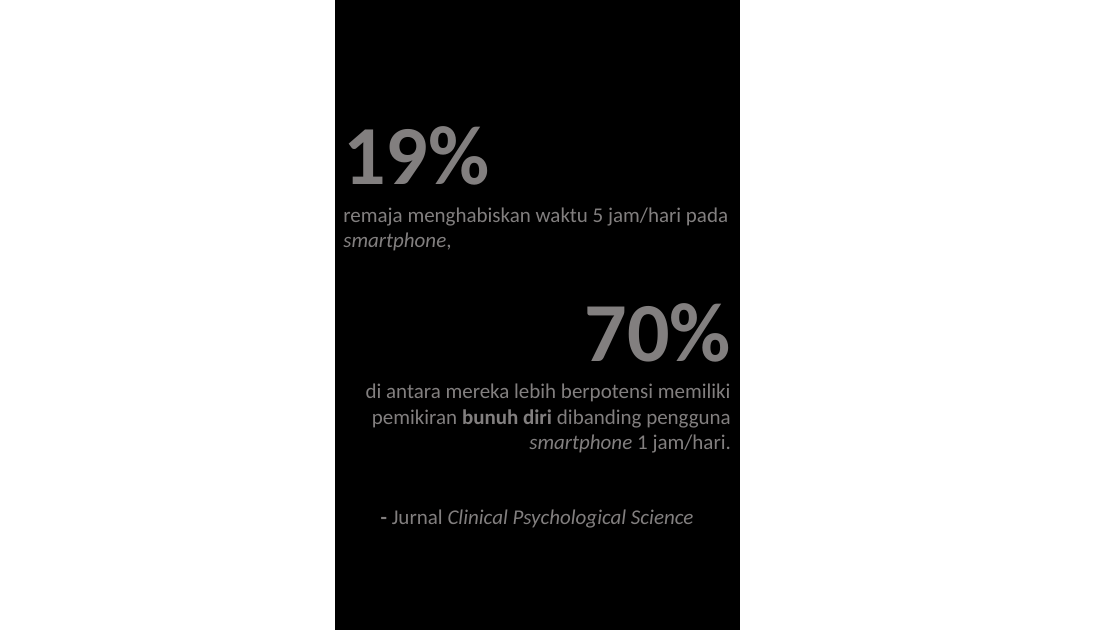
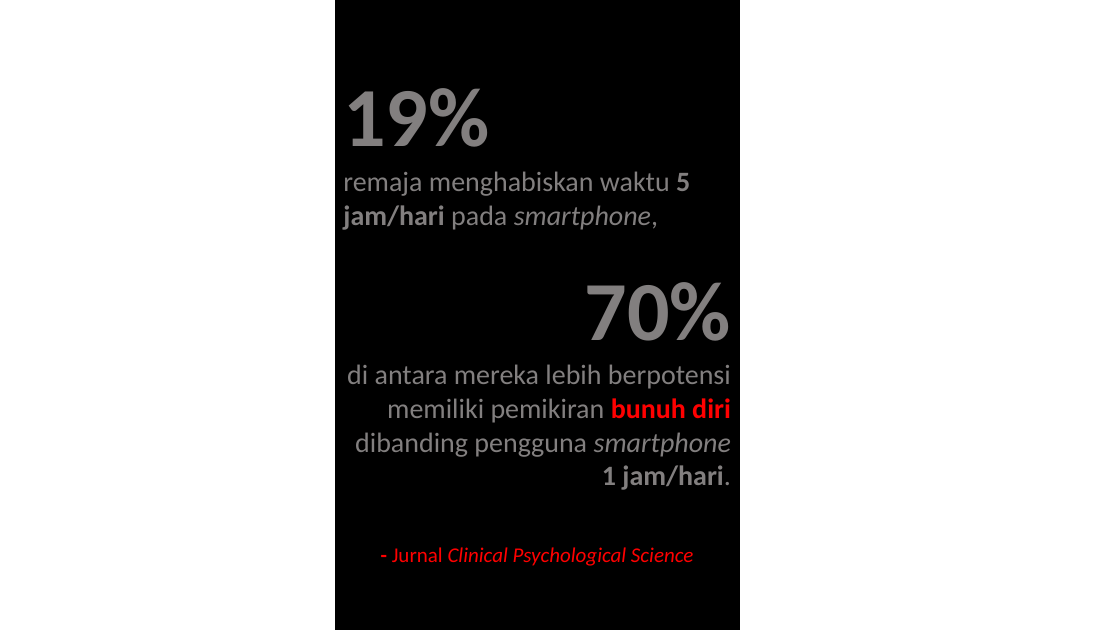
Before and after one commit to Amuzdalifa/suicide-and-internet-access-viz-dat, a slide deck: slide 1 of Interactive Viz/assets/img/facts.pptx. Drawn at 1120x630 pixels with LibreOffice and Linux fonts; fonts in the diff are those of the drawing. Boxes give left, top, right and bottom in pixels: in the first picture for what was removed or moved away, otherwise in the second. Text is boxed around its words. In the diff, an @@ line names an element or a change of style, - is before the commit and + after.

```diff
--- a/Interactive Viz/assets/img/facts.pptx
+++ b/Interactive Viz/assets/img/facts.pptx
@@ text in rectangle at (343,171,731,566): size 18 to 24 pt in "remaja menghabiskan waktu 5 jam/hari pada smartphone,", "di antara mereka lebih berpotensi memiliki pemikiran ..."; bold on in "5 jam/hari", "1 jam/hari."; text colour #827F7F to #FF0000 in "bunuh diri", "- Jurnal Clinical Psychological Science" @@
```
Also in this commit, not shown: 1 other slide changed, 7 other files.
